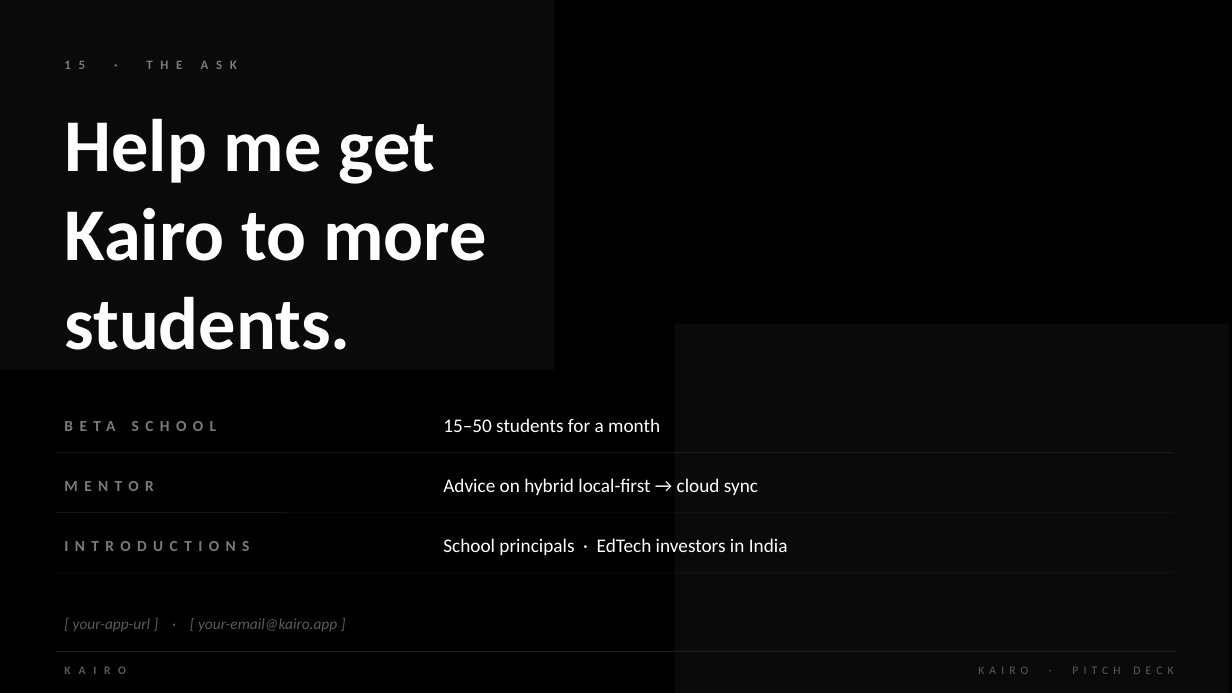
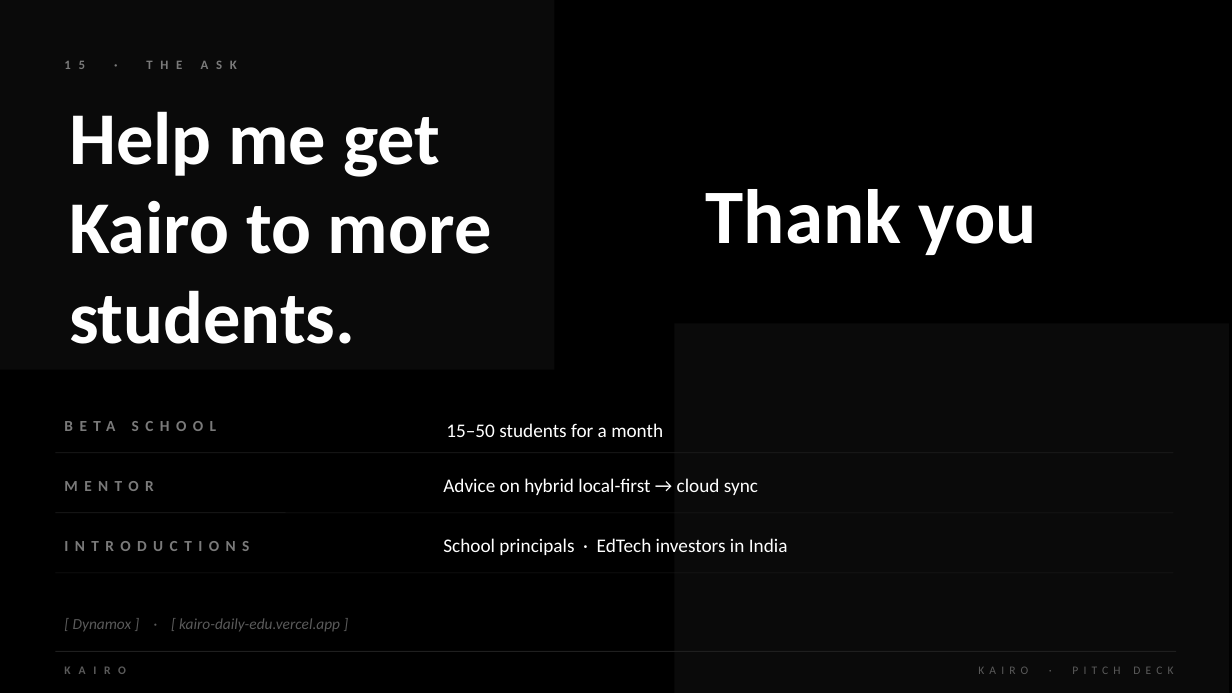
Before and after one commit to Dynamox-DEV677/kairo, a slide deck: slide 16 of Kairo_Pitch_Deck.pptx. Drawn at 1232x693 pixels with LibreOffice and Linux fonts; fonts in the diff are those of the drawing. Boxes give left, top, right and bottom in pixels: in the first picture for what was removed or moved away, otherwise in the second. Text is boxed around its words. In the diff, an @@ line names an element or a change of style, - is before the commit and + after.

```diff
--- a/Kairo_Pitch_Deck.pptx
+++ b/Kairo_Pitch_Deck.pptx
@@ text "Help me get": place and size @@
-text "Help me get" at (64,118,487,350)
+text "Help me get" at (69,111,492,344)
@@ text added at (706,189,1037,255), 60 pt, text #FFFFFF, bold @@
+Thank you
@@ text "15–50 students for a month": place and size @@
-text "15–50 students for a month" at (443,418,660,432)
+text "15–50 students for a month" at (446,423,663,437)
@@ text at (73,618,340,632): text changed @@
-[ your-app-url ] · [ your-email@kairo.app ]
+[ Dynamox ] · [ kairo-daily-edu.vercel.app ]
```
Also in this commit, not shown: 1 other slide changed, 12 other files.
